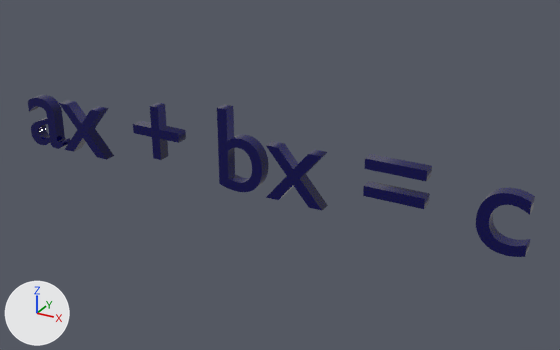
Two versions of the glTF model next/public/ax.glb, one commit apart.
The view is the same before and after, from a 50 mm lens placed at (8.94, -1.11, 3.78), pointed at (6.18, 3.9, 1.27). The lights are fixed; the arrows at lower left show +X, +Y and +Z. Where no turn or scale is listed for an object, it has been applied to the vertices. Vertices at the same position are counted once.

Names of what the first picture shows: 'Text'.
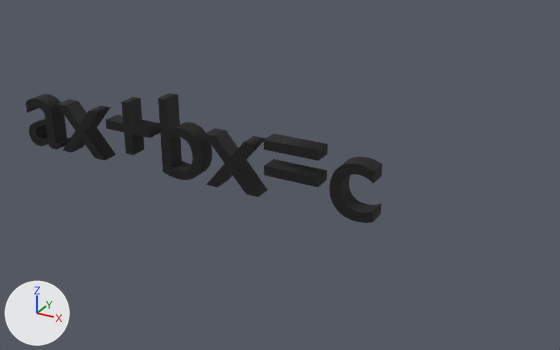
The change, as a diff of the scene's bpy script:
```diff
--- a/next/public/ax.glb.py
+++ b/next/public/ax.glb.py
@@ mat_material_002 @@
 mat_material_002 = principled_material('Material.002')
-mat_material_002.base_color = (0.000986, 0.0, 0.0891)  # dark blue #030054
+mat_material_002.base_color = (0.0074, 0.00743, 0.00737)  # black #151515
 mat_material_002.metallic = 0.133
@@ me_text_001 @@
 me_text_001.from_pydata(...)  # 832 vertices, 1640 faces; spans x -0.94..3.64, y -0.05..0.05, z -0.35..0.35
 # used by ob_text; location = (4.524, 3.819, 1.453)
+# me_text_001 part 1: the loose piece of 196 vertices spanning x 3.28..3.64, y -0.05..0.05, z -0.35..0.12 is scaled about its middle by (1, 1.5, 1), then moved by (-1.11, 0.0, 0.0)
+# me_text_001 part 2: the loose piece of 8 vertices spanning x 2.44..2.91, y -0.05..0.05, z 0.08..0.17 is scaled about its middle by (1, 1.5, 1), then moved by (-0.83, 0.0, 0.0)
+# me_text_001 part 3: the loose piece of 8 vertices spanning x 2.44..2.91, y -0.05..0.05, z -0.13..-0.05 is scaled about its middle by (1, 1.5, 1), then moved by (-0.83, 0.0, 0.0)
+# me_text_001 part 4: the loose piece of 24 vertices spanning x 1.6..2.1, y -0.05..0.05, z -0.34..0.11 is scaled about its middle by (1, 1.5, 1), then moved by (-0.56, 0.0, 0.0)
+# me_text_001 part 5: the loose piece of 200 vertices spanning x 1.16..1.57, y -0.05..0.05, z -0.35..0.35 is scaled about its middle by (1, 1.5, 1), then moved by (-0.56, 0.0, 0.0)
+# me_text_001 part 6: the loose piece of 24 vertices spanning x 0.29..0.77, y -0.05..0.05, z -0.22..0.25 is scaled about its middle by (1, 1.5, 1), then moved by (-0.28, 0.0, 0.0)
 me_text_001.materials.append(mat_material_002)
```

Changed parts and their boxes [x1, y1, x2, y2] in the pictures (560 x 350 px; the box of a moved part takes in the faces that stretch with it):
'Text', recoloured, reshaped (blue to black, 30% narrower, 20% shorter): before [28, 95, 535, 257]; after [26, 93, 382, 223]
part 1 of me_text_001, moved or reshaped: before [476, 188, 535, 257]; after [329, 157, 382, 223]
part 2 of me_text_001, moved or reshaped: before [364, 154, 432, 181]; after [264, 134, 328, 161]
part 3 of me_text_001, moved or reshaped: before [363, 181, 430, 209]; after [264, 159, 327, 187]
part 4 of me_text_001, moved or reshaped: before [266, 141, 328, 211]; after [204, 128, 268, 197]
part 5 of me_text_001, moved or reshaped: before [217, 104, 268, 192]; after [158, 93, 212, 180]
part 6 of me_text_001, moved or reshaped: before [133, 103, 186, 160]; after [106, 97, 160, 155]
